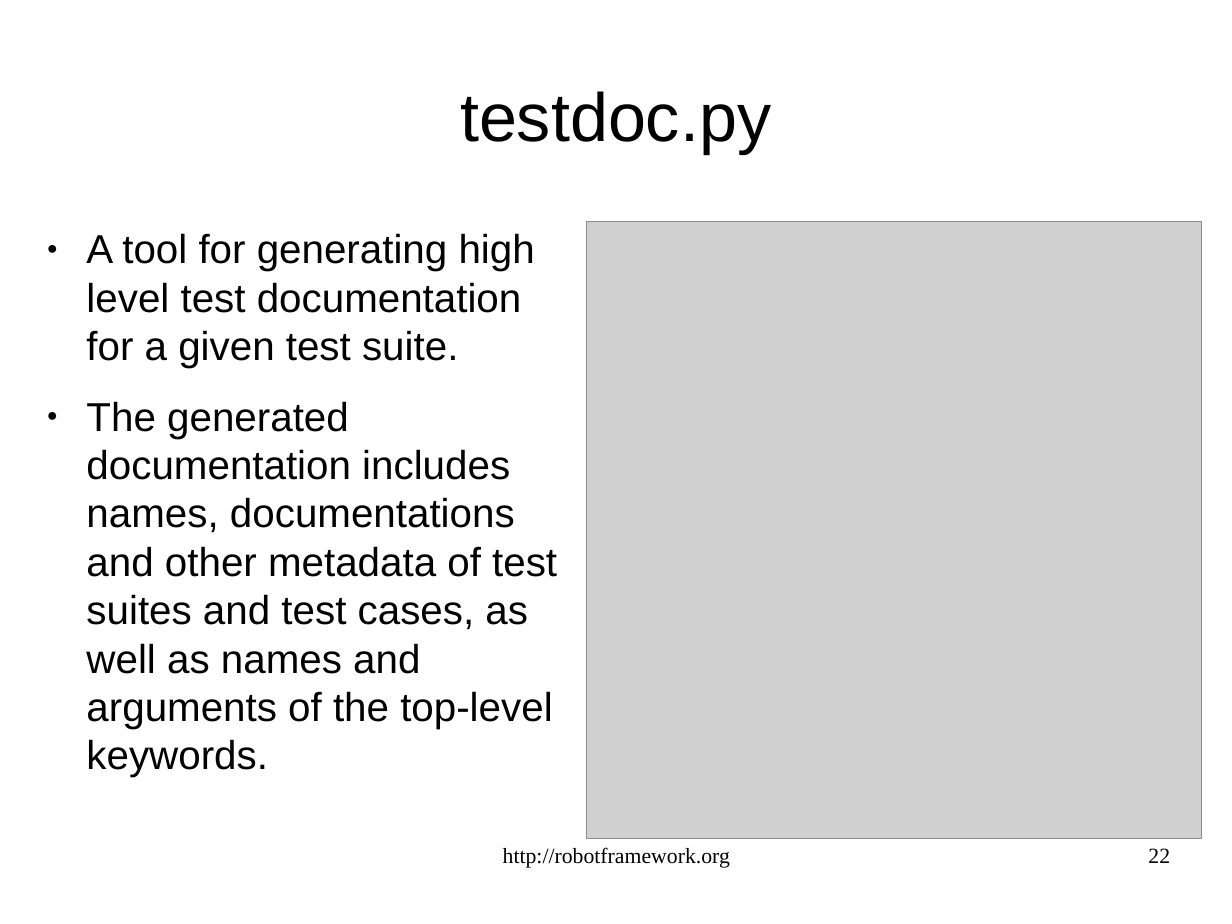
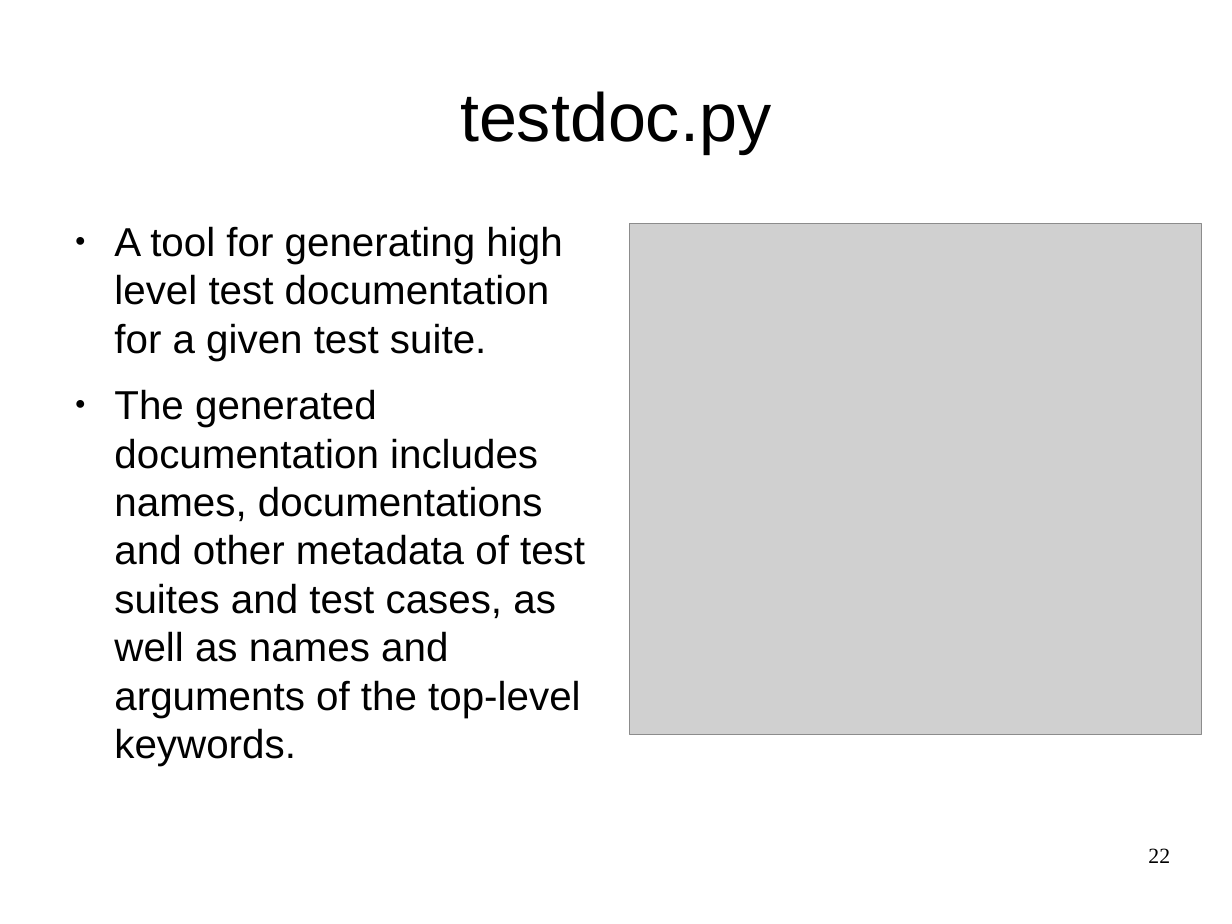
Before and after one commit to gdw2/robot-framework, a slide deck: slide 22 of proto/slides/demoslides.odp. Drawn at 1232x924 pixels with LibreOffice and Linux fonts; fonts in the diff are those of the drawing; grey boxes stand for pictures. Boxes give left, top, right and bottom in pixels: in the first picture for what was removed or moved away, otherwise in the second. Text is boxed around its words. In the diff, an @@ line names an element or a change of style, - is before the commit and + after.

```diff
--- a/proto/slides/demoslides.odp
+++ b/proto/slides/demoslides.odp
@@ text "A tool for generating high ..." moved from (x1=86, y1=233, x2=557, y2=777) to (x1=114, y1=226, x2=585, y2=766) @@
@@ text "A tool for generating high ..." at (x1=114, y1=226, x2=585, y2=766): less space between paragraphs @@
@@ picture resized from (x1=587, y1=221, x2=1202, y2=838) to (x1=629, y1=224, x2=1202, y2=735) @@
@@ text removed at (x1=503, y1=847, x2=730, y2=868) @@
-http://robotframework.org
```
Also in this commit, not shown: 25 other slides changed, 1 slide added, 1 slide removed.
